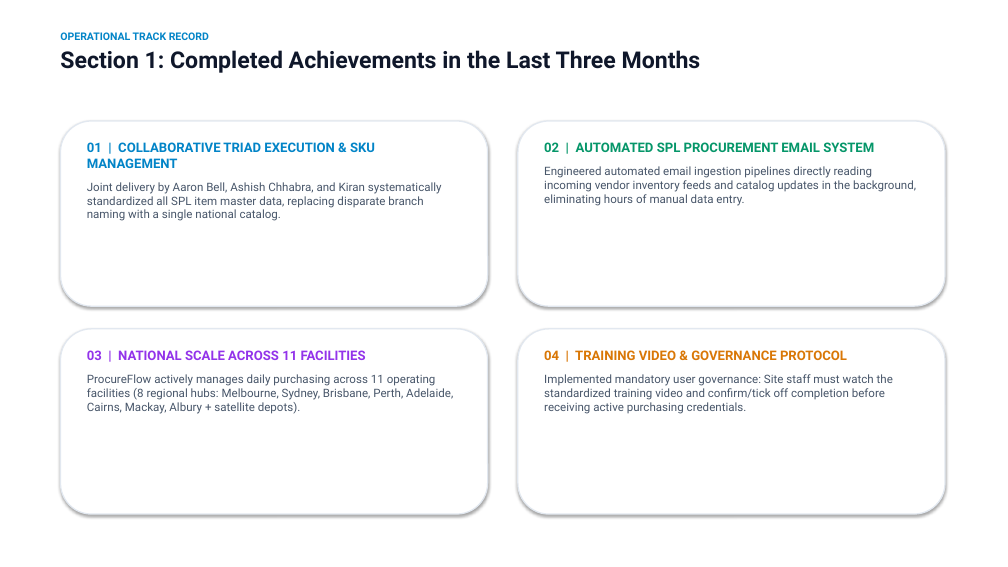
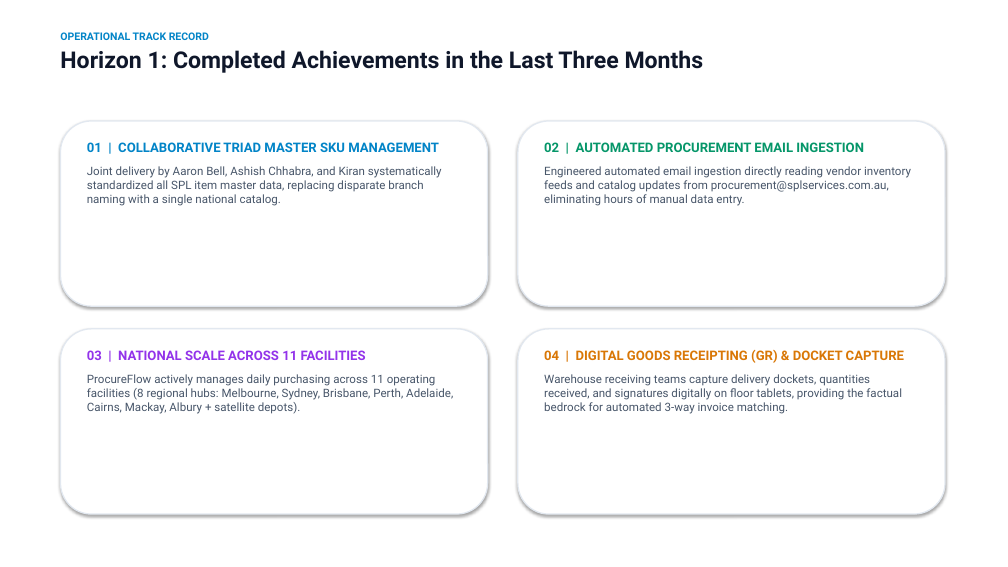
Before and after one commit to SPLGit-Project/ProcureFlow-App, a slide deck: slide 3 of docs/ProcureFlow_Executive_Roadmap.pptx. Drawn at 1008x567 pixels with LibreOffice and Linux fonts; fonts in the diff are those of the drawing. Boxes give left, top, right and bottom in pixels: in the first picture for what was removed or moved away, otherwise in the second. Text is boxed around its words. In the diff, an @@ line names an element or a change of style, - is before the commit and + after.

Commit message:
docs: elevate action plan & presentation to v4.0 with Three-Horizon model, training in forward pipeline, and Short Supply logic migration

```diff
--- a/docs/ProcureFlow_Executive_Roadmap.pptx
+++ b/docs/ProcureFlow_Executive_Roadmap.pptx
@@ text at (60,50,704,73): text changed @@
-Section 1: Completed Achievements in the Last Three Months
+Horizon 1: Completed Achievements in the Last Three Months
@@ text at (87,142,439,152): text changed @@
-01 | COLLABORATIVE TRIAD EXECUTION & SKU MANAGEMENT
+01 | COLLABORATIVE TRIAD MASTER SKU MANAGEMENT
@@ text at (544,142,911,206): text changed @@
-02 | AUTOMATED SPL PROCUREMENT EMAIL SYSTEM
-Engineered automated email ingestion pipelines directly reading incoming vendor inventory feeds and catalog updates in the background, eliminating hours of manual data entry.
+02 | AUTOMATED PROCUREMENT EMAIL INGESTION
+Engineered automated email ingestion directly reading vendor inventory feeds and catalog updates from procurement@splservices.com.au, eliminating hours of manual data entry.
@@ text at (544,350,904,414): text changed @@
-04 | TRAINING VIDEO & GOVERNANCE PROTOCOL
-Implemented mandatory user governance: Site staff must watch the standardized training video and confirm/tick off completion before receiving active purchasing credentials.
+04 | DIGITAL GOODS RECEIPTING (GR) & DOCKET CAPTURE
+Warehouse receiving teams capture delivery dockets, quantities received, and signatures digitally on floor tablets, providing the factual bedrock for automated 3-way invoice matching.
```
Also in this commit, not shown: 8 other slides changed, 1 other file.
